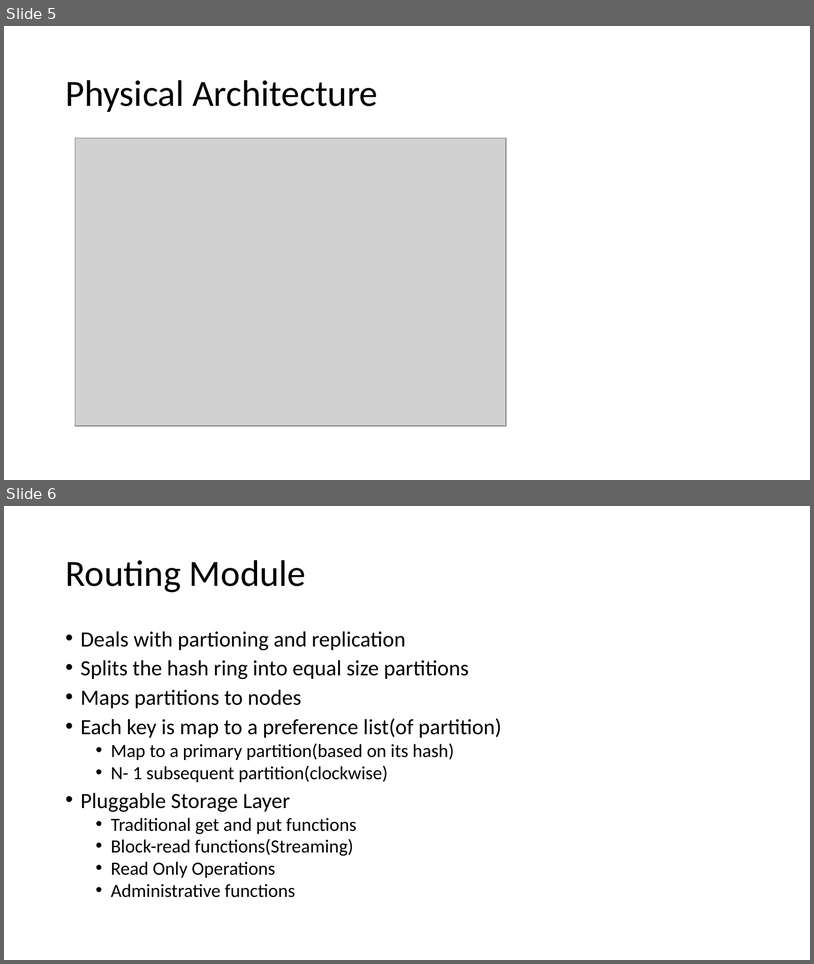
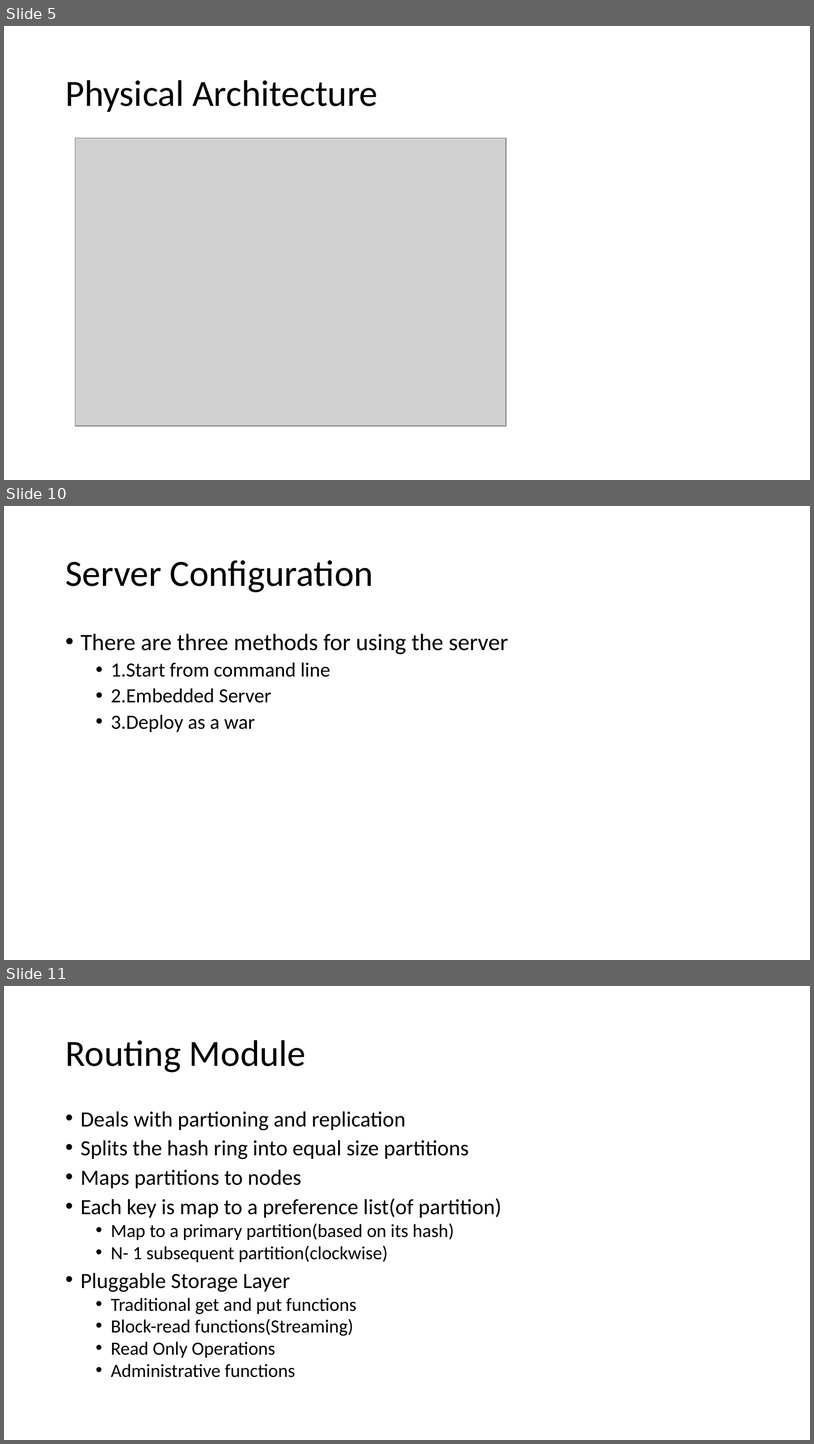
Before and after one commit to ashishgit1992/voldemort, a slide deck: voldemort_doc.pptx. Shown one above the other, each under a label of ours: slides 5 and 6 before the commit, slides 5, 10 and 11 after it; the slides between them are not shown. The pictures are 814x964 and 814x1444 pixels, drawn with LibreOffice and Linux fonts; fonts in the diff are those of the drawing; grey boxes stand for pictures. Boxes give left, top, right and bottom in pixels: in the first picture for what was removed or moved away, otherwise in the second. Text is boxed around its words. In the diff, an @@ line names an element or a change of style, - is before the commit and + after.

```diff
--- a/voldemort_doc.pptx
+++ b/voldemort_doc.pptx
@@ slide 10 added at box(4, 506, 810, 960), background #FFFFFF @@
@@ title added at box(65, 560, 374, 592), 44 pt, text #000000 @@
+Server Configuration
@@ text added at box(81, 633, 509, 732), 24 pt, text #000000 @@
+• There are three methods for using the server
+  • 1.Start from command line
+  • 2.Embedded Server
+  • 3.Deploy as a war
@@ what was slide 6 is now slide 11 @@
```
Also in this commit, not shown: 1 slide changed, 6 other slides added, 2 slides removed, 1 other file.
